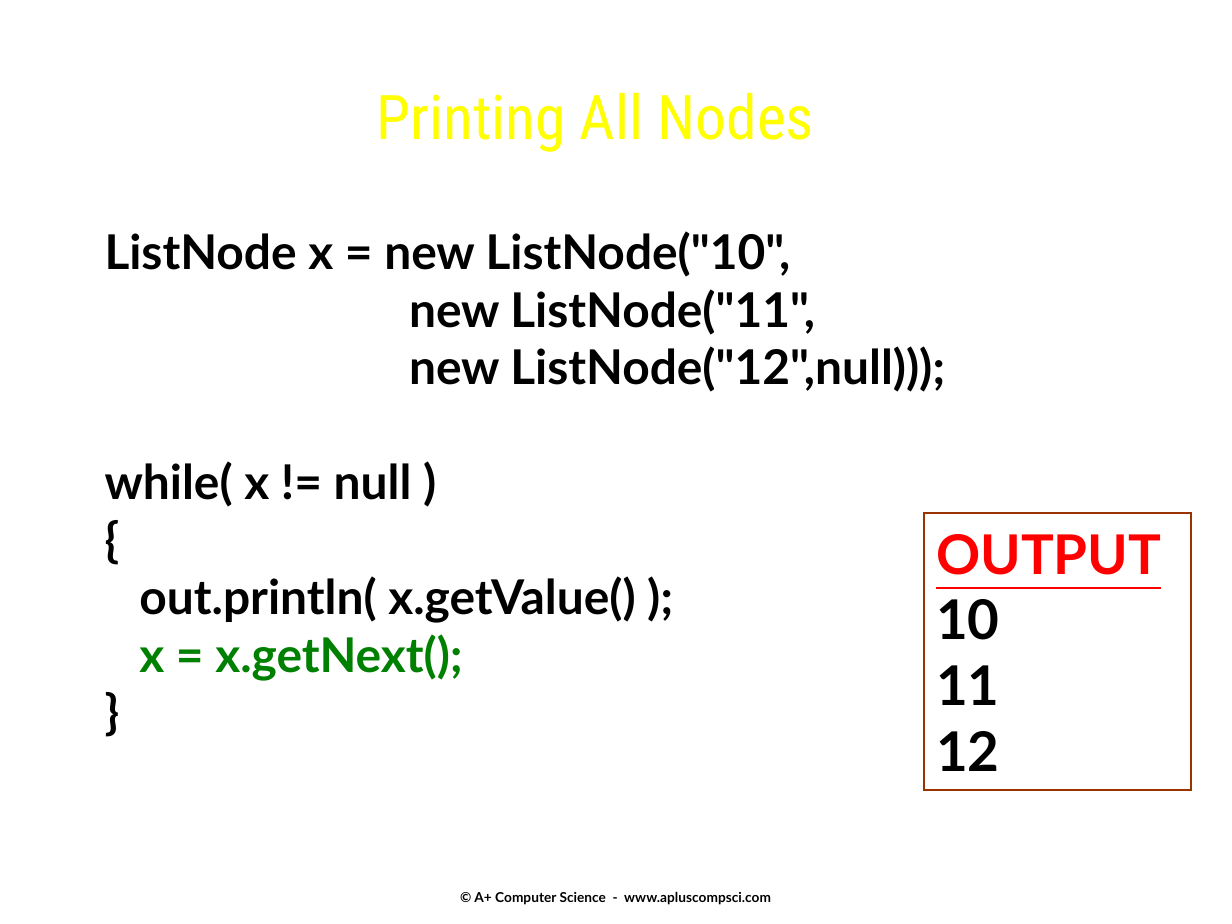
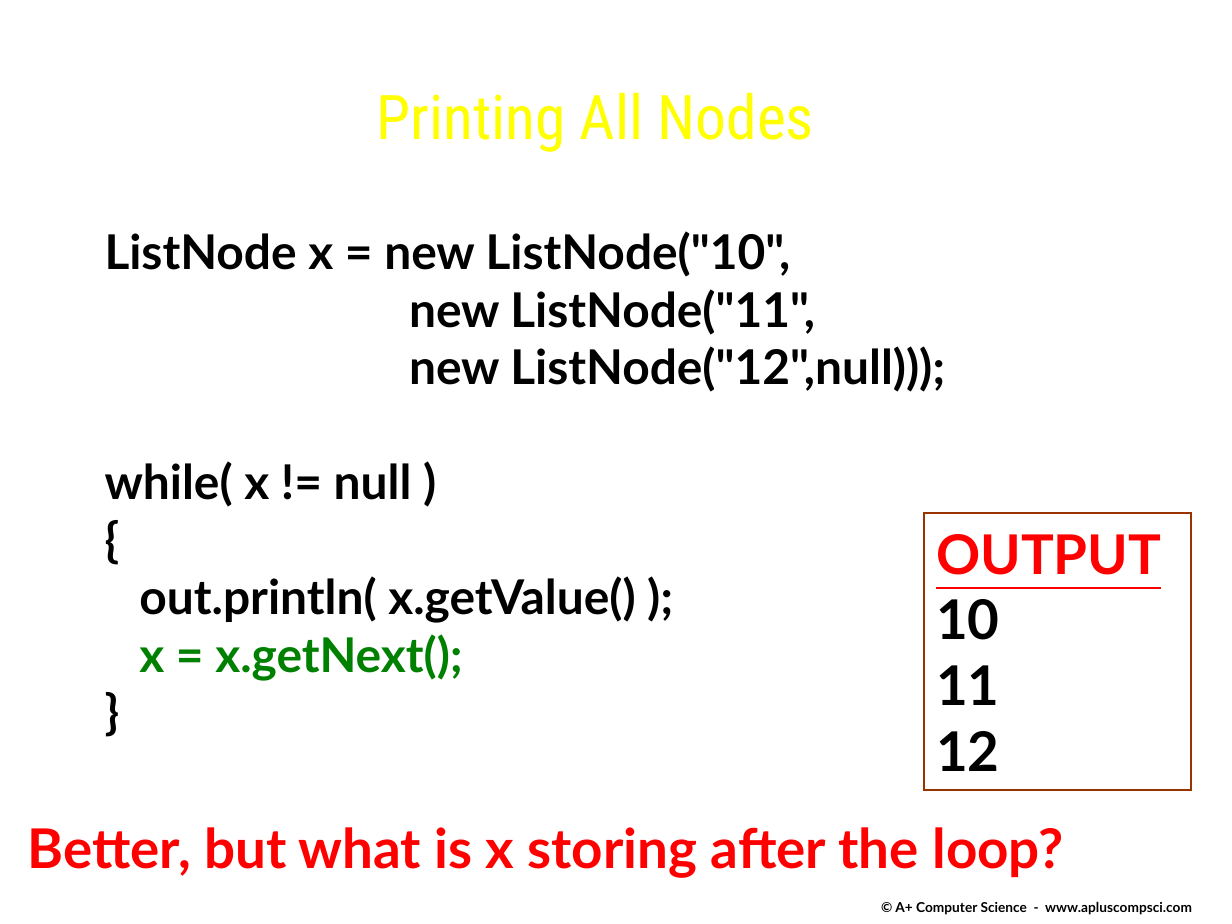
Before and after one commit to Cy-FairCS/cs3, a slide deck: slide 30 of u07a_linkedLists/notes/_linklists.pptx. Drawn at 1232x924 pixels with LibreOffice and Linux fonts; fonts in the diff are those of the drawing. Boxes give left, top, right and bottom in pixels: in the first picture for what was removed or moved away, otherwise in the second. Text is boxed around its words. In the diff, an @@ line names an element or a change of style, - is before the commit and + after.

```diff
--- a/u07a_linkedLists/notes/_linklists.pptx
+++ b/u07a_linkedLists/notes/_linklists.pptx
@@ text added at (x1=28, y1=827, x2=1063, y2=878), 32 pt, text #FF0000, bold @@
+Better, but what is x storing after the loop?
@@ text "© A+ Computer Science - ..." moved from (x1=474, y1=891, x2=771, y2=905) to (x1=895, y1=901, x2=1192, y2=915) @@
```
Also in this commit, not shown: 2 other slides changed, 1 slide added.
